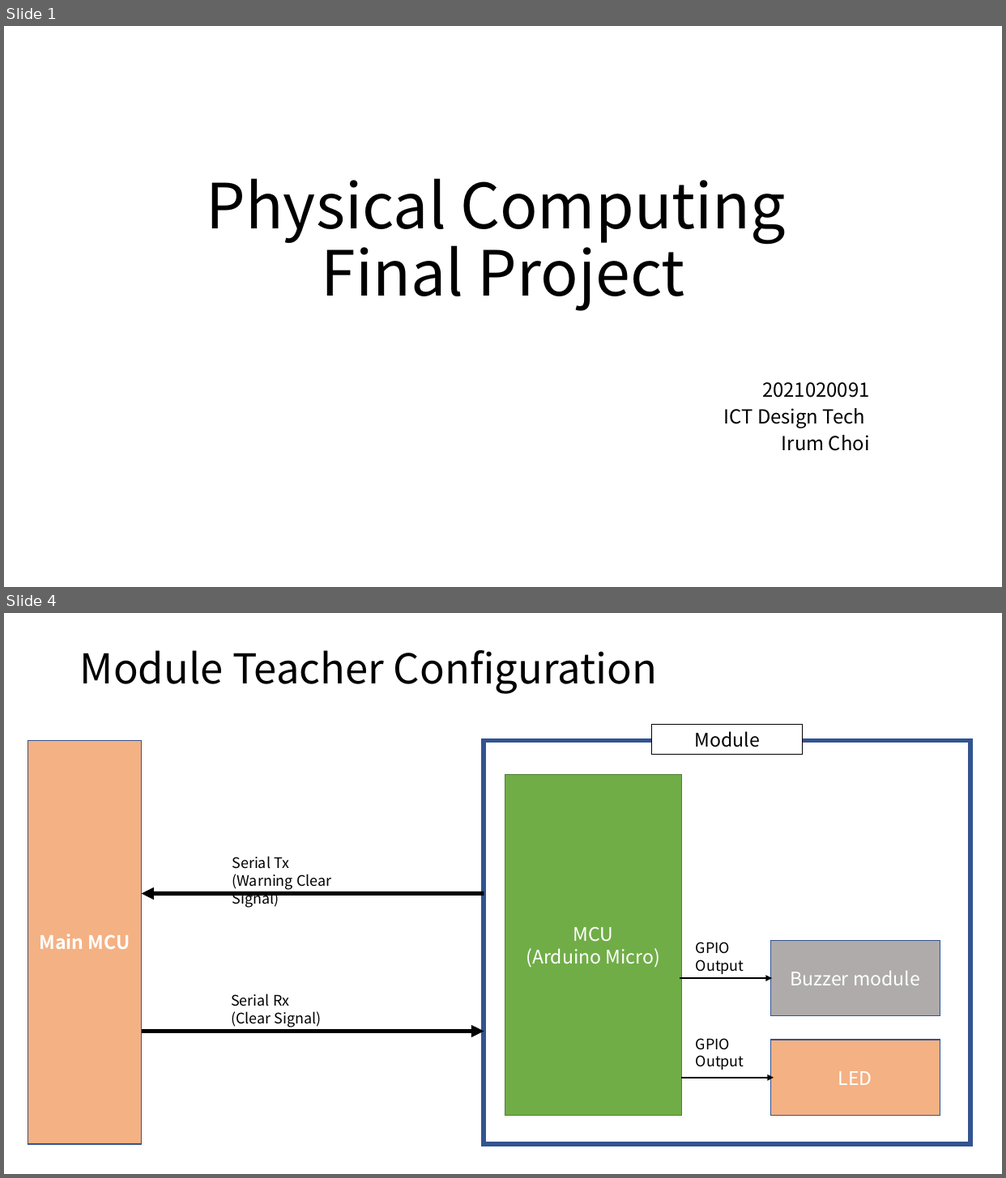
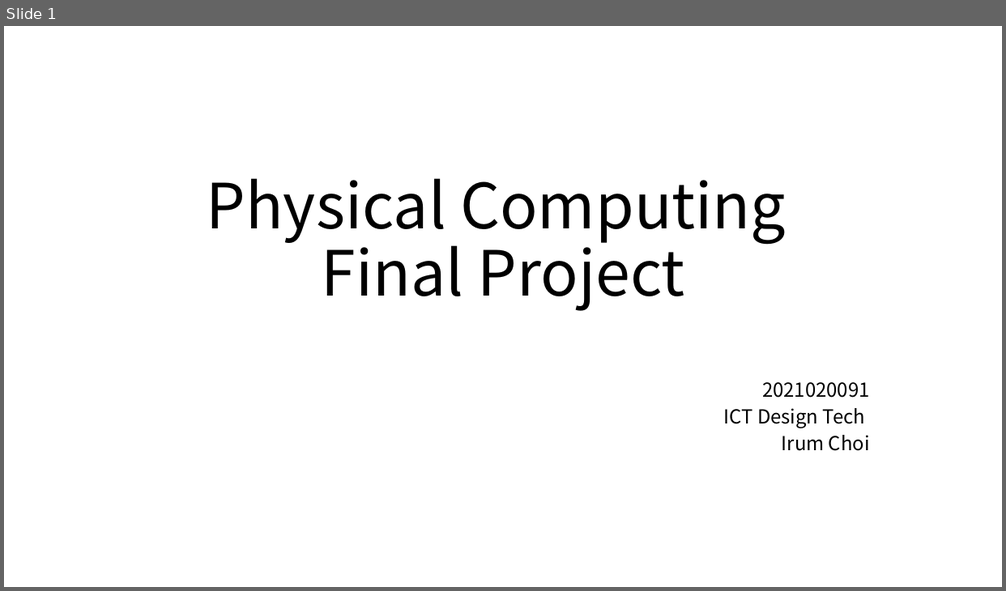
Before and after one commit to kimkyowon/Physical_Computing_Final, a slide deck: Physical_Computing/Documents/Physical Computing_Prototype.pptx. Shown one above the other, each under a label of ours: slides 1 and 4 before the commit, slide 1 after it; the slides between them are not shown. The pictures are 1006x1178 and 1006x591 pixels, drawn with LibreOffice and Linux fonts; fonts in the diff are those of the drawing. Boxes give left, top, right and bottom in pixels: in the first picture for what was removed or moved away, otherwise in the second. Text is boxed around its words. In the diff, an @@ line names an element or a change of style, - is before the commit and + after.

```diff
--- a/Physical_Computing/Documents/Physical Computing_Prototype.pptx
+++ b/Physical_Computing/Documents/Physical Computing_Prototype.pptx
@@ slide 4 removed at box(4, 613, 1002, 1174), background #FFFFFF @@
@@ title removed at box(80, 650, 657, 694) @@
-Module Teacher Configuration
@@ rectangle removed at box(652, 725, 803, 755) @@
-Module
@@ rectangle removed at box(28, 740, 142, 1144) @@
-Main MCU
@@ rectangle removed at box(484, 740, 970, 1144) @@
@@ rectangle removed at box(505, 775, 681, 1115) @@
-MCU
-(Arduino Micro)
@@ text removed at box(232, 856, 331, 908) @@
-Serial Tx
-(Warning Clear Signal)
@@ arrow removed from (484, 894) to (142, 894) @@
@@ text removed at box(696, 942, 744, 974) @@
-GPIO Output
@@ rectangle removed at box(770, 941, 940, 1016) @@
-Buzzer module
@@ text removed at box(231, 994, 322, 1028) @@
-Serial Rx
-(Clear Signal)
@@ arrow removed from (680, 978) to (772, 978) @@
@@ arrow removed from (107, 1032) to (484, 1032) @@
@@ text removed at box(696, 1038, 744, 1070) @@
-GPIO Output
@@ rectangle removed at box(770, 1040, 940, 1115) @@
-LED
@@ arrow removed from (681, 1078) to (774, 1078) @@
```
Also in this commit, not shown: 10 slides added, 3 other slides removed, 17 other files.
